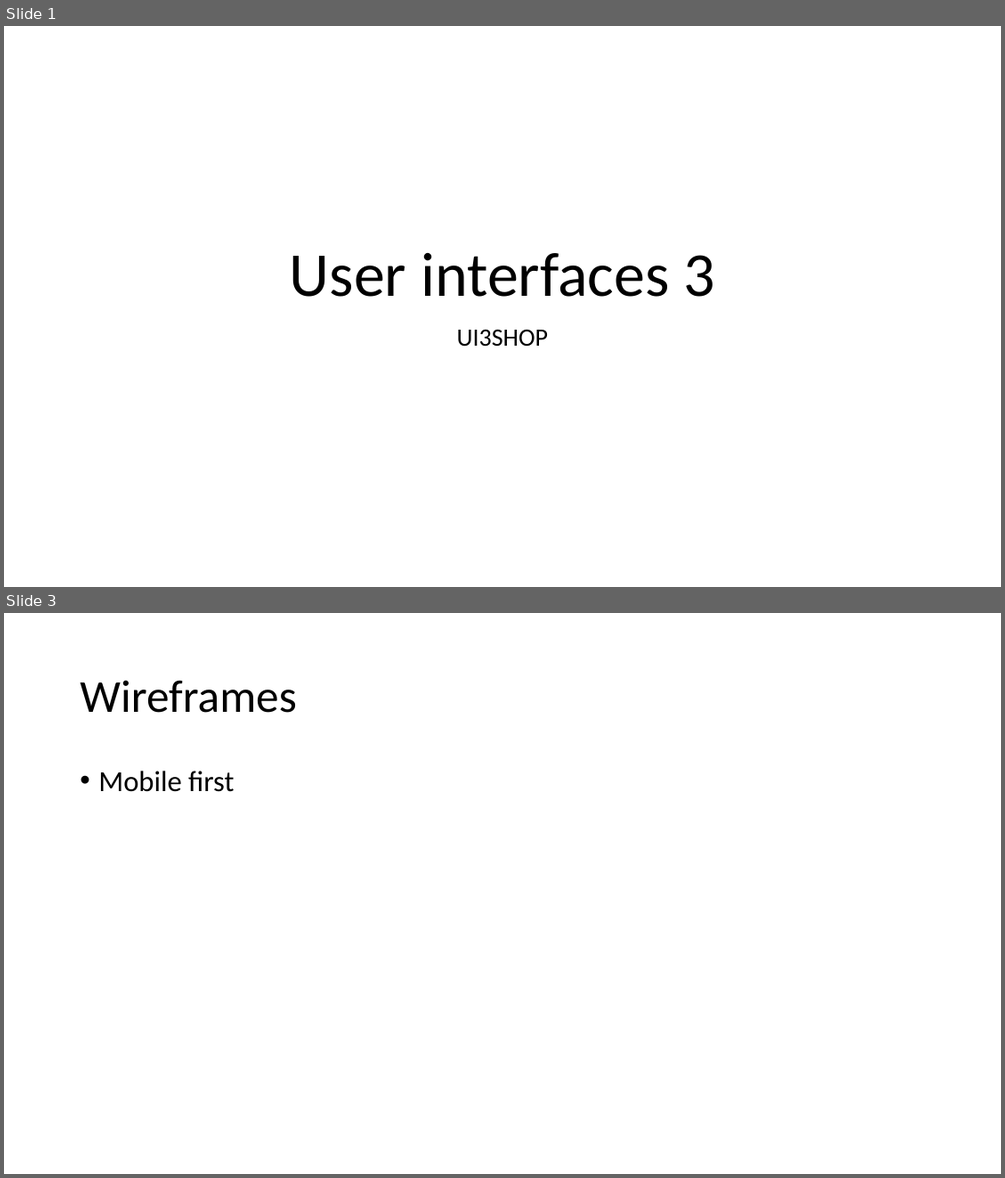
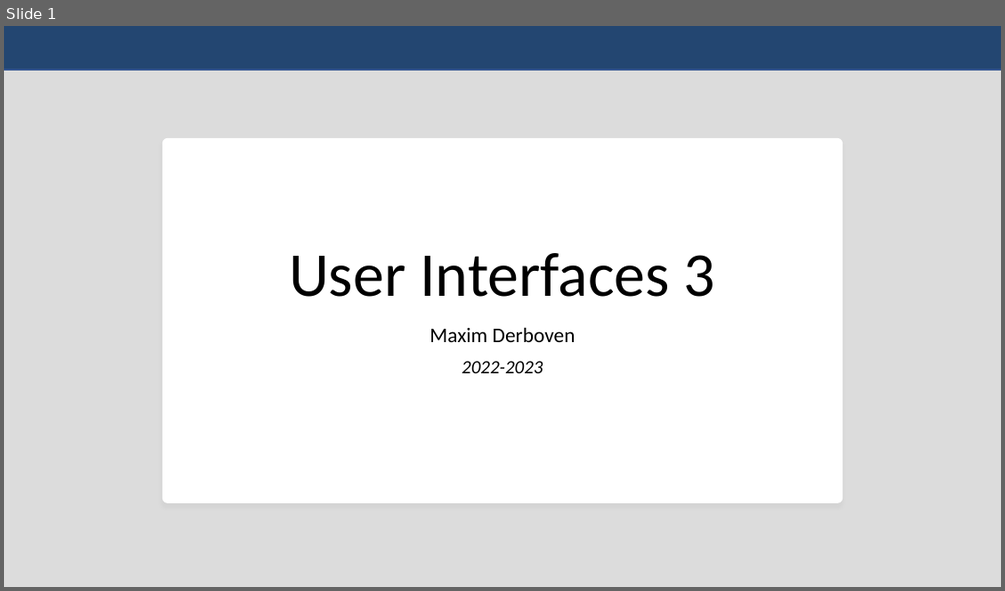
Before and after one commit to maximderboven/shop-management, a slide deck: presentatie.pptx. Shown one above the other, each under a label of ours: slides 1 and 3 before the commit, slide 1 after it; the slides between them are not shown. The pictures are 1005x1178 and 1005x591 pixels, drawn with LibreOffice and Linux fonts; fonts in the diff are those of the drawing. Boxes give left, top, right and bottom in pixels: in the first picture for what was removed or moved away, otherwise in the second. Text is boxed around its words. In the diff, an @@ line names an element or a change of style, - is before the commit and + after.

```diff
--- a/presentatie.pptx
+++ b/presentatie.pptx
@@ slide 3 removed at bbox=[4, 613, 1001, 1174], background #FFFFFF @@
@@ title removed at bbox=[80, 680, 296, 713] @@
-Wireframes
@@ text removed at bbox=[98, 771, 234, 792] @@
-• Mobile first
@@ slide 1 changed as well @@
@@ background #FFFFFF to #DCDCDC @@
@@ rectangle added at bbox=[4, 26, 1001, 70], fill #234671, outline #325491 1 pt @@
@@ rounded rectangle added at bbox=[162, 138, 843, 503], fill #FFFFFF @@
@@ title at bbox=[289, 253, 715, 297]: text changed @@
-User interfaces 3
+User Interfaces 3
@@ subtitle at bbox=[429, 327, 575, 373]: text changed; size 24 to 20 pt @@
-UI3SHOP
+Maxim Derboven
+2022-2023
```
Also in this commit, not shown: 1 other slide changed, 5 slides added, 1 other slide removed, 11 other files.
